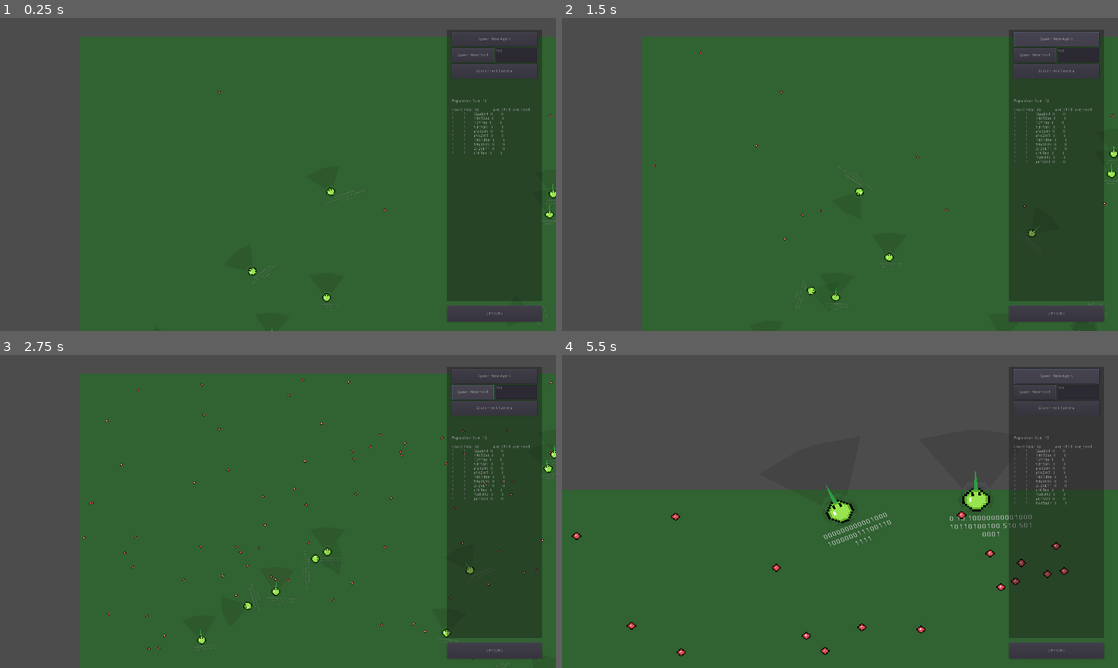
Above: before the commit, frames 1-4 (two rows, left to right).
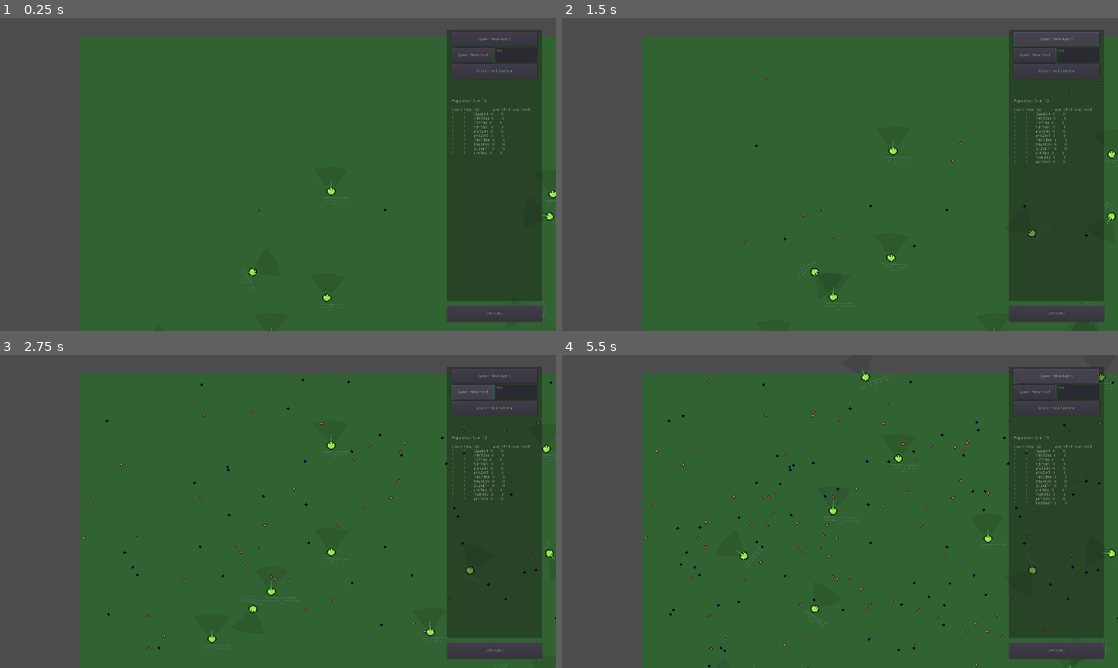
Above: after the commit, the same moments.

Repository: VincentRagusa/AntFarm
Game: Godot game, scene res://World.tscn
Same seed, same stepped clock (60 frames per second), same inputs: the game is played once before the commit and once after it.
Inputs (mouse positions are in pixels of both pictures, inside the frame that each line leads up to):
- Up to frame 1 (0.25 s): no input
- Up to frame 2 (1.5 s): click "Spawn New Agent" at 0.5 s; click "Spawn New Agent" at 1.25 s
- Up to frame 3 (2.75 s): click "Spawn New Food" at 2 s
- Up to frame 4 (5.5 s): click "Spawn New Food" at 2.75 s; click (1106, 442) at 3.52 s; click (840, 511) at 4.27 s; click "Spawn New Agent" at 5 s

The runs differ from the first frame. In frame 1, 0.2% of the frame differs, in the area x 39-100%, y 23-100%; in frame 2, 0.4%; in frame 3, 0.7%; in frame 4, 35%, in the area x 0-100%, y 4-100%.

Commit message:
Added blue food. \n theres a switch cost between food colors and between meat and berries. fixed a bug in the shape of the food's collision areas.

Diff:
--- a/Agent.gd
+++ b/Agent.gd
@@ -27,20 +27,25 @@
 var touching_E:int = 0
 var touching_S:int = 0
 var touching_W:int = 0
-var sees_agent:int = 0
-var sees_food:int = 0
-var sees_agent_PL:int = 0
-var sees_food_PL:int = 0
-var sees_agent_PR:int = 0
-var sees_food_PR:int = 0
+var sees_agent_C:int = 0
+var sees_food_red_C:int = 0
+var sees_food_blue_C:int = 0
+var sees_agent_L:int = 0
+var sees_food_red_L:int = 0
+var sees_food_blue_L:int = 0
+var sees_agent_R:int = 0
+var sees_food_red_R:int = 0
+var sees_food_blue_R:int = 0
 var food_level:int = 25
 var food_collision:bool = 0
 var spike_collision:bool = 0
 var was_attacked:bool = 0
+var lastFoodColor:String = "None"
 #-------------------
 # data tracking vars
 var food_eaten_tracker:int = 0
 var children_had_tracker:int = 0
+var switch_counter:int = 0
 
 # fuzzy logic variables
 var intensity:float = -1
@@ -79,17 +84,20 @@
 	Brain.set_input(1,min(touching_E/intensity,1.0))
 	Brain.set_input(2,min(touching_S/intensity,1.0))
 	Brain.set_input(3,min(touching_W/intensity,1.0))
-	Brain.set_input(4,min(sees_agent_PL/intensity,1.0))
-	Brain.set_input(5,min(sees_agent/intensity,1.0))
-	Brain.set_input(6,min(sees_agent_PR/intensity,1.0))
-	Brain.set_input(7,min(sees_food_PL/intensity,1.0))
-	Brain.set_input(8,min(sees_food/intensity,1.0))
-	Brain.set_input(9,min(sees_food_PR/intensity,1.0))
-	Brain.set_input(10,int(food_level>60))#able to repro
-	Brain.set_input(11,int(food_level<evolvedHungerThreshold))#close to death
-	Brain.set_input(12,food_collision)
-	Brain.set_input(13,spike_collision)
-	Brain.set_input(14,was_attacked)
+	Brain.set_input(4,min(sees_agent_L/intensity,1.0))
+	Brain.set_input(5,min(sees_agent_C/intensity,1.0))
+	Brain.set_input(6,min(sees_agent_R/intensity,1.0))
+	Brain.set_input(7,min(sees_food_red_L/intensity,1.0))
+	Brain.set_input(8,min(sees_food_red_C/intensity,1.0))
+	Brain.set_input(9,min(sees_food_red_R/intensity,1.0))
+	Brain.set_input(10,min(sees_food_blue_L/intensity,1.0))
+	Brain.set_input(11,min(sees_food_blue_C/intensity,1.0))
+	Brain.set_input(12,min(sees_food_blue_R/intensity,1.0))
+	Brain.set_input(13,int(food_level>60))#able to repro
+	Brain.set_input(14,int(food_level<evolvedHungerThreshold))#close to death
+	Brain.set_input(15,food_collision)
+	Brain.set_input(16,spike_collision)
+	Brain.set_input(17,was_attacked)
 	food_collision = 0 #only send input once
 	spike_collision = 0
 	was_attacked = 0
@@ -183,19 +191,27 @@
 
 func _on_Vision_body_entered(body):
 	if body.is_in_group("Agent"):
-		sees_agent += 1
-		debugConeCenter.color.g = min(sees_agent/intensity,1.0)
-	if body.is_in_group("Food"):
-		sees_food += 1
-		debugConeCenter.color.r = min(sees_food/intensity,1.0)
+		sees_agent_C += 1
+		debugConeCenter.color.g = min(sees_agent_C/intensity,1.0)
+	if body.is_in_group("Food"):
+		if body.foodColor == "Red":
+			sees_food_red_C += 1
+			debugConeCenter.color.r = min(sees_food_red_C/intensity,1.0)
+		else:
+			sees_food_blue_C += 1
+			debugConeCenter.color.b = min(sees_food_blue_C/intensity,1.0)
 
 func _on_Vision_body_exited(body):
 	if body.is_in_group("Agent"):
-		sees_agent -= 1
-		debugConeCenter.color.g = min(sees_agent/intensity,1.0)
-	if body.is_in_group("Food"):
-		sees_food -= 1
-		debugConeCenter.color.r = min(sees_food/intensity,1.0)
+		sees_agent_C -= 1
+		debugConeCenter.color.g = min(sees_agent_C/intensity,1.0)
+	if body.is_in_group("Food"):
+		if body.foodColor == "Red":
+			sees_food_red_C -= 1
+			debugConeCenter.color.r = min(sees_food_red_C/intensity,1.0)
+		else:
+			sees_food_blue_C -= 1
+			debugConeCenter.color.b = min(sees_food_blue_C/intensity,1.0)
 
 
 func _on_FoodUseTimer_timeout():
@@ -210,38 +226,54 @@
 
 func _on_P_left_body_entered(body):
 	if body.is_in_group("Agent"):
-		sees_agent_PL += 1
-		debugConePL.color.g = min(sees_agent_PL/intensity,1.0)
-	if body.is_in_group("Food"):
-		sees_food_PL += 1
-		debugConePL.color.r = min(sees_food_PL/intensity,1.0)
+		sees_agent_L += 1
+		debugConePL.color.g = min(sees_agent_L/intensity,1.0)
+	if body.is_in_group("Food"):
+		if body.foodColor == "Red":
+			sees_food_red_L += 1
+			debugConePL.color.r = min(sees_food_red_L/intensity,1.0)
+		else:
+			sees_food_blue_L += 1
+			debugConePL.color.b = min(sees_food_blue_L/intensity,1.0)
 
 
 func _on_P_left_body_exited(body):
 	if body.is_in_group("Agent"):
-		sees_agent_PL -= 1
-		debugConePL.color.g = min(sees_agent_PL/intensity,1.0)
-	if body.is_in_group("Food"):
-		sees_food_PL -= 1
-		debugConePL.color.r = min(sees_food_PL/intensity,1.0)
+		sees_agent_L -= 1
+		debugConePL.color.g = min(sees_agent_L/intensity,1.0)
+	if body.is_in_group("Food"):
+		if body.foodColor == "Red":
+			sees_food_red_L -= 1
+			debugConePL.color.r = min(sees_food_red_L/intensity,1.0)
+		else:
+			sees_food_blue_L -= 1
+			debugConePL.color.b = min(sees_food_blue_L/intensity,1.0)
 
 
 func _on_P_right_body_entered(body):
 	if body.is_in_group("Agent"):
-		sees_agent_PR += 1
-		debugConePR.color.g = min(sees_agent_PR/intensity,1.0)
-	if body.is_in_group("Food"):
-		sees_food_PR += 1
-		debugConePR.color.r = min(sees_food_PR/intensity,1.0)
+		sees_agent_R += 1
+		debugConePR.color.g = min(sees_agent_R/intensity,1.0)
+	if body.is_in_group("Food"):
+		if body.foodColor == "Red":
+			sees_food_red_R += 1
+			debugConePR.color.r = min(sees_food_red_R/intensity,1.0)
+		else:
+			sees_food_blue_R += 1
+			debugConePR.color.b = min(sees_food_blue_R/intensity,1.0)
 
 
 func _on_P_right_body_exited(body):
 	if body.is_in_group("Agent"):
-		sees_agent_PR -= 1
-		debugConePR.color.g = min(sees_agent_PR/intensity,1.0)
-	if body.is_in_group("Food"):
-		sees_food_PR -= 1
-		debugConePR.color.r = min(sees_food_PR/intensity,1.0)
+		sees_agent_R -= 1
+		debugConePR.color.g = min(sees_agent_R/intensity,1.0)
+	if body.is_in_group("Food"):
+		if body.foodColor == "Red":
+			sees_food_red_R -= 1
+			debugConePR.color.r = min(sees_food_red_R/intensity,1.0)
+		else:
+			sees_food_blue_R -= 1
+			debugConePR.color.b = min(sees_food_blue_R/intensity,1.0)
 
 
 
@@ -306,6 +338,10 @@
 func _on_DangerSpike_body_entered(body):
 	if spike_extended and body.is_in_group("Agent"):
 		spike_collision = true
-		food_level += 10 #loss of 5
 		body.food_level -= 15
 		body.was_attacked = 1 #bool
+		if lastFoodColor != "Agent":
+			food_level -= 15 #switch cost
+			lastFoodColor = "Agent"
+		else:
+			food_level += 10 #loss of 5
--- a/Brain.gd
+++ b/Brain.gd
@@ -1,7 +1,7 @@
 extends Node2D
 class_name Brain
 
-var INPUT_SIZE:int = 15
+var INPUT_SIZE:int = 18
 var OUTPUT_SIZE:int = 4 #8 for veto controls, 4 for tank
 var RECURRENT_SIZE:int = 15
 
--- a/Food.gd
+++ b/Food.gd
@@ -3,25 +3,31 @@
 
 # Declare member variables here. Examples:
 var food_level:int = 5
-
+var food_onHit:int = 5
+var foodColor:String = "None"
+var switchCost:int = 8
 # Called when the node enters the scene tree for the first time.
 #func _ready():
 #	pass # Replace with function body.
 
 
 # Called every frame. 'delta' is the elapsed time since the previous frame.
-#func _process(delta):
-#	pass
+func _process(delta):
+	pass
 
 
 func _on_Area2D_body_entered(body):
 	if body.is_in_group("Agent"):
 		if not body.spike_extended:
-			body.food_level += 5 # probably should do thsi with a signal?
+			if body.lastFoodColor == foodColor or body.lastFoodColor == "None":
+				body.food_level += food_onHit
+				body.food_eaten_tracker += 1
+			else:
+				body.food_level -= switchCost
+				body.switch_counter += 1
+			food_level -= food_onHit
 			body.food_collision = 1 #bool
-			body.food_eaten_tracker += 1
-			food_level -= 5
+			body.lastFoodColor = foodColor
 			if food_level <= 0:
-				#disabled = true
 				GlobalSignals.emit_signal("food_depleated")
 				queue_free()
--- a/Food.tscn
+++ b/Food.tscn
@@ -4,7 +4,7 @@
 [ext_resource path="res://Food.gd" type="Script" id=2]
 
 [sub_resource type="CircleShape2D" id=3]
-radius = 8.0
+radius = 9.0
 
 [sub_resource type="CircleShape2D" id=2]
 radius = 8.0
--- a/FoodManager.gd
+++ b/FoodManager.gd
@@ -28,6 +28,13 @@
 	foodInstanceCounter += 1
 	#print("Food Created",foodInstanceCounter)
 	var food_instance = Food.instance()
+	if rng.randf() < 0.5:
+		#red
+		food_instance.foodColor = "Red"
+	else:
+		#blue
+		food_instance.foodColor = "Blue"
+		food_instance.get_node("Sprite").modulate = Color(0,0,1)
 	add_child(food_instance)
 	food_instance.global_position = pos
 
